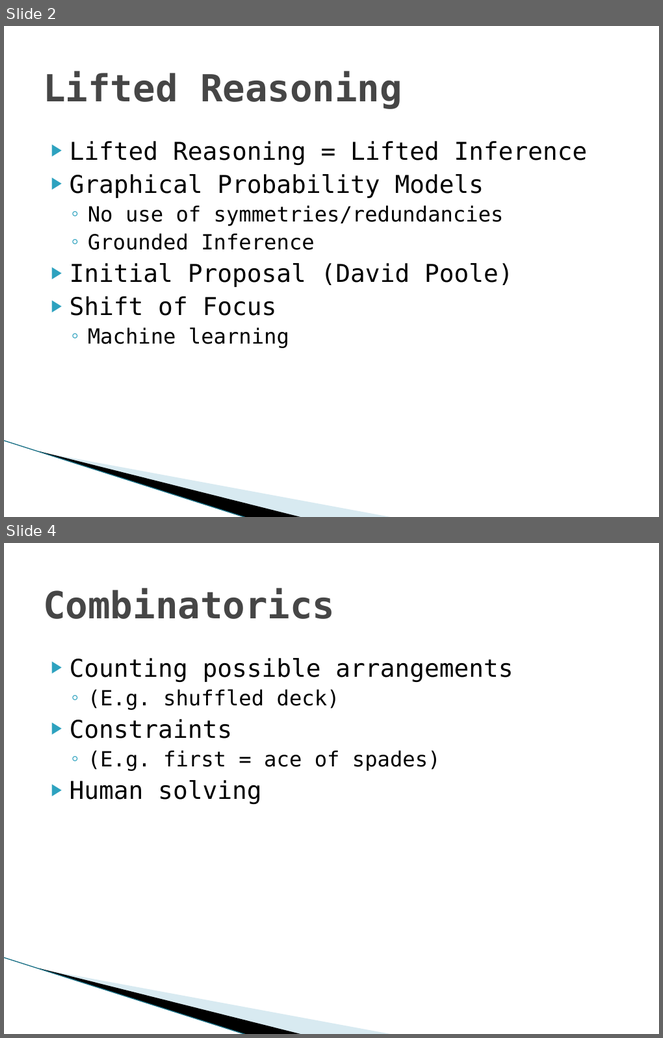
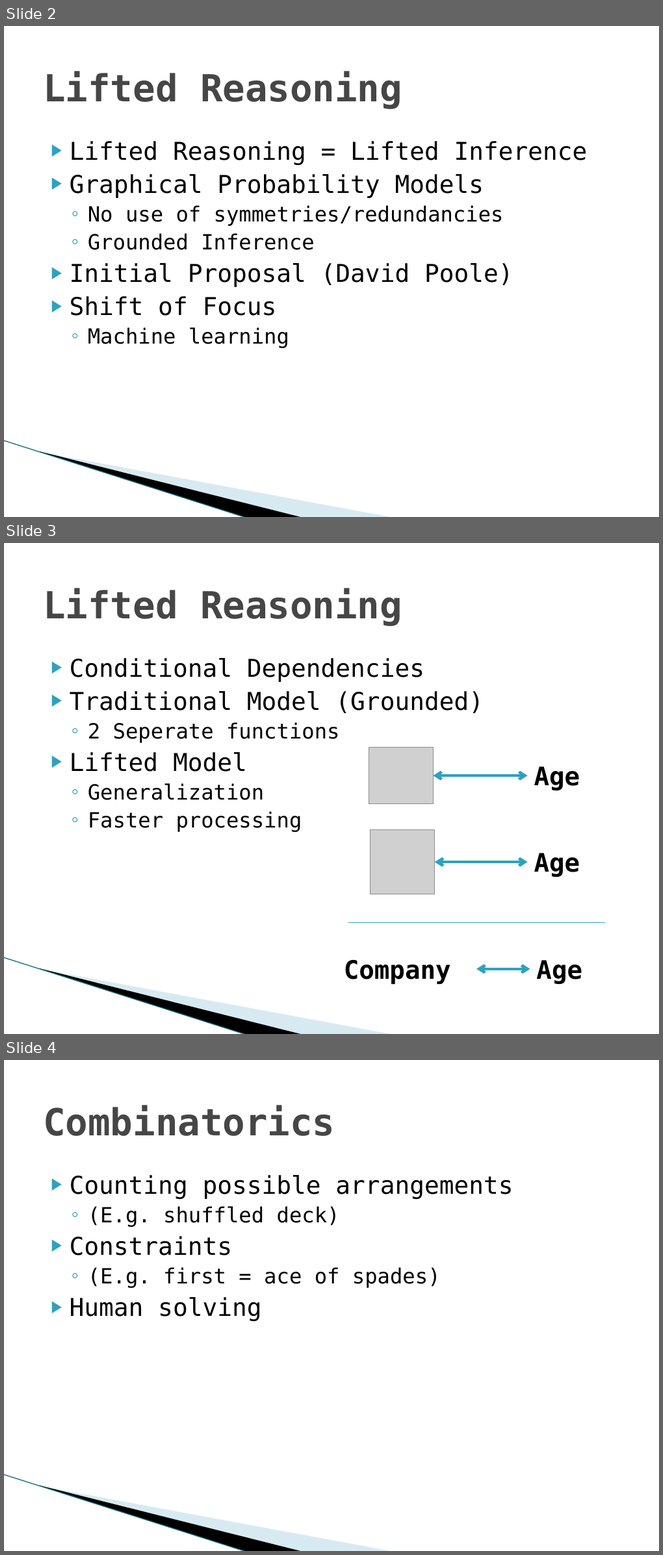
Before and after one commit to Mickaly13X/wv_project, a slide deck: Presentation.pptx. Shown one above the other, each under a label of ours: slides 2 and 4 before the commit, slides 2, 3 and 4 after it; the slides between them are not shown. The pictures are 663x1038 and 663x1555 pixels, drawn with LibreOffice and Linux fonts; fonts in the diff are those of the drawing; grey boxes stand for pictures; background and template pictures are left out. Boxes give left, top, right and bottom in pixels: in the first picture for what was removed or moved away, otherwise in the second. Text is boxed around its words. In the diff, an @@ line names an element or a change of style, - is before the commit and + after.

Commit message:
ppt

```diff
--- a/Presentation.pptx
+++ b/Presentation.pptx
@@ slide 3 added at box(4, 543, 659, 1034), background #FFFFFF; not listed: 3 template elements that a slide beside it also shows @@
@@ title added at box(43, 588, 402, 626), 41 pt, text #464646, bold @@
+Lifted Reasoning
@@ text added at box(70, 658, 484, 832), 27 pt, text #000000 @@
+▶ Conditional Dependencies
+▶ Traditional Model (Grounded)
+  ◦ 2 Seperate functions
+▶ Lifted Model
+  ◦ Generalization
+  ◦ Faster processing
@@ picture added at box(369, 747, 433, 804) @@
@@ double arrow added from (433, 776) to (527, 776), #2DA2BF 3 pt @@
@@ text added at box(534, 767, 581, 791), 28 pt, text #000000, bold @@
+Age
@@ picture added at box(370, 830, 434, 894) @@
@@ text added at box(534, 853, 581, 877), 28 pt, text #000000, bold @@
+Age
@@ double arrow added from (434, 862) to (527, 862), #2DA2BF 3 pt @@
@@ line added from (348, 923) to (605, 923), #2DA2BF 0.75 pt @@
@@ text added at box(344, 960, 451, 984), 28 pt, text #000000, bold @@
+Company
@@ double arrow added from (477, 969) to (530, 969), #2DA2BF 3 pt @@
@@ text added at box(536, 960, 582, 984), 28 pt, text #000000, bold @@
+Age
```
Also in this commit, not shown: 1 other slide added, 1 slide removed, 1 other file.
